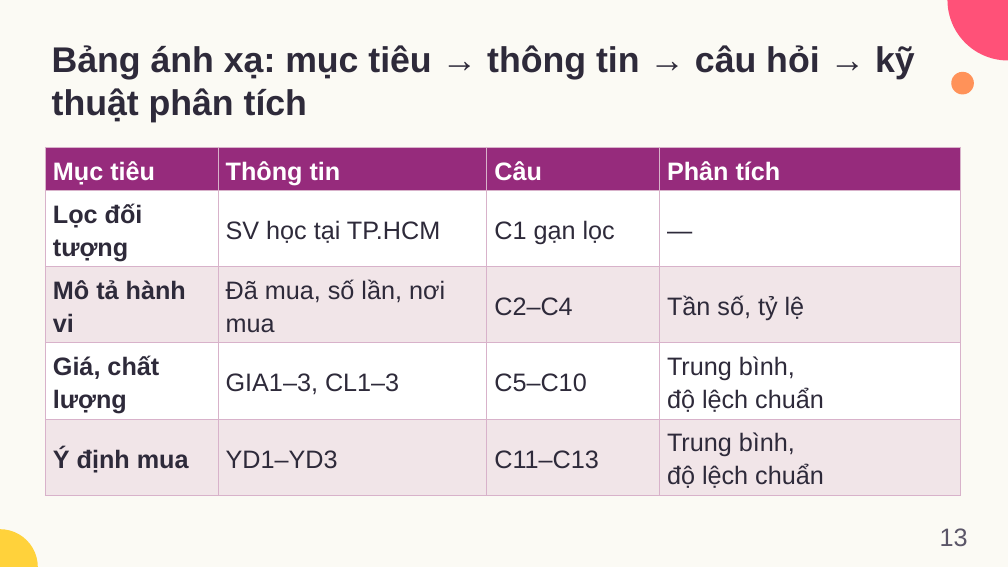
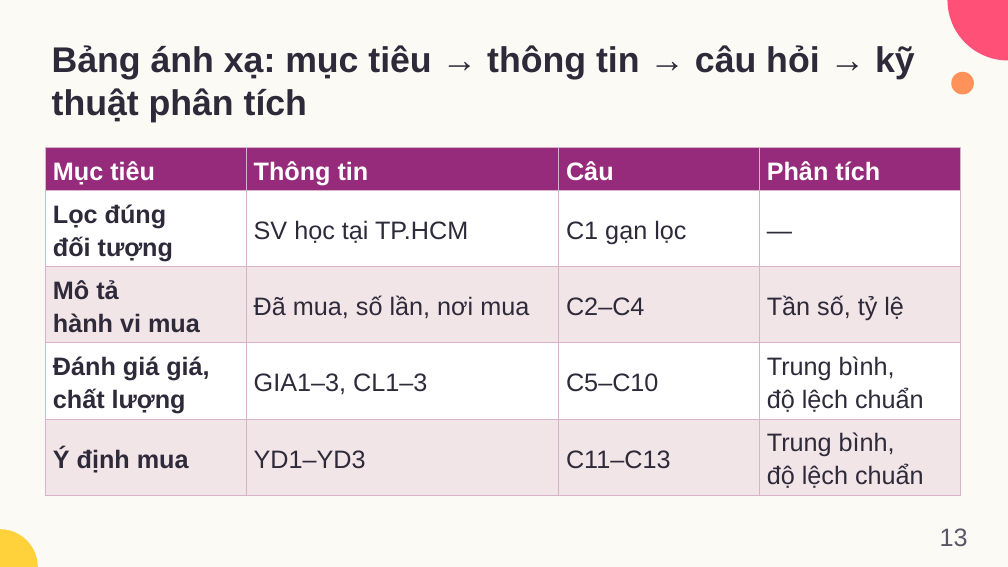
Before and after one commit to dnbaoquyen/academic-pptx-skill, a slide deck: slide 13 of mkt1107/output/MKT1107_W10_slides.pptx. Drawn at 1008x567 pixels with LibreOffice and Linux fonts; fonts in the diff are those of the drawing. Boxes give left, top, right and bottom in pixels: in the first picture for what was removed or moved away, otherwise in the second. Text is boxed around its words. In the diff, an @@ line names an element or a change of style, - is before the commit and + after.

```diff
--- a/mkt1107/output/MKT1107_W10_slides.pptx
+++ b/mkt1107/output/MKT1107_W10_slides.pptx
@@ table at box(45, 147, 961, 492) @@
-row 2, column 1: Lọc đối tượng
+row 2, column 1: Lọc đúng / đối tượng
-row 3, column 1: Mô tả hành vi
+row 3, column 1: Mô tả / hành vi mua
-row 4, column 1: Giá, chất lượng
+row 4, column 1: Đánh giá giá, / chất lượng
```
Also in this commit, not shown: 2 other slides changed, 13 other files.
